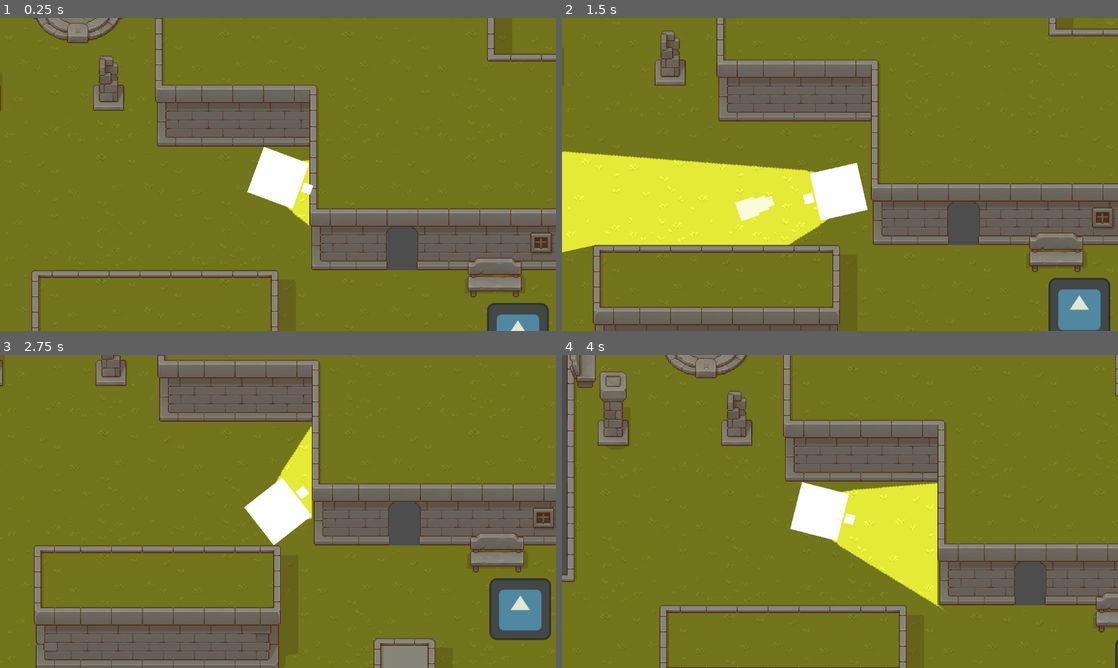
Above: before the commit, frames 1-4 (two rows, left to right).
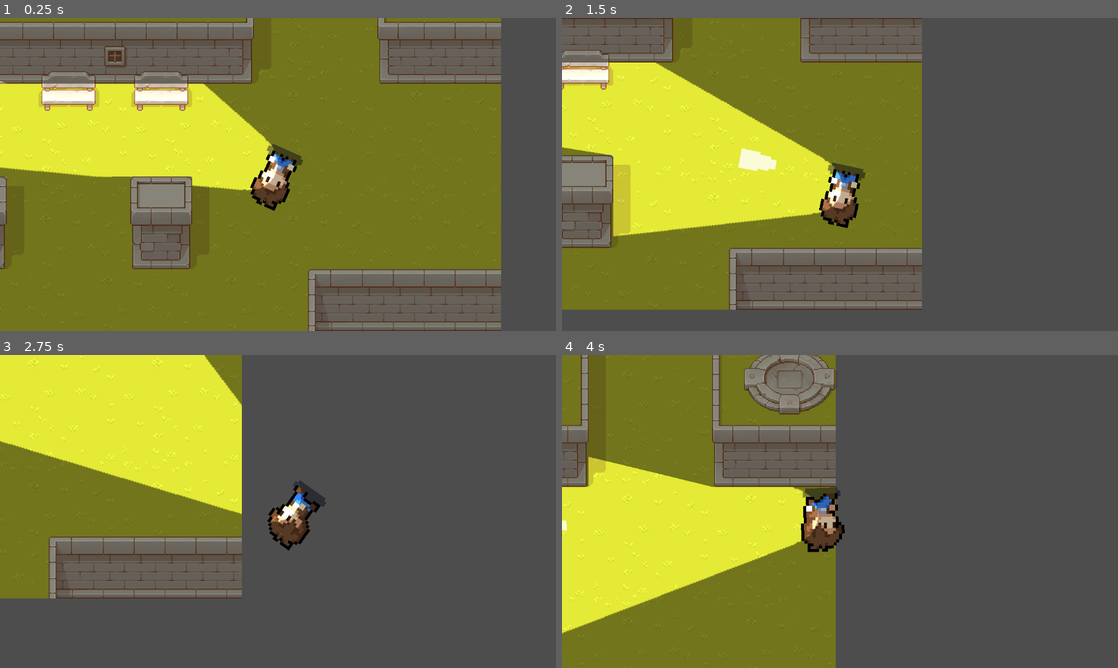
Above: after the commit, the same moments.

Repository: caden602/Project_Dungeon
Game: Godot game, scene res://main.tscn
Same seed, same stepped clock (60 frames per second), same inputs: the game is played once before the commit and once after it. The engine's default icon, where the game draws it, is replaced by a stand-in: a white triangle on a blue panel in a dark square.
Inputs (mouse positions are in pixels of both pictures, inside the frame that each line leads up to):
- Up to frame 1 (0.25 s): no input
- Up to frame 2 (1.5 s): move the mouse to (962, 158) at 0.52 s; hold D (move_right) 0.53-1.28 s; click (962, 158) at 0.67 s; move the mouse to (728, 190) at 1.27 s; hold S (move_down) from 1.28 s (still down); click (728, 190) at 1.42 s
- Up to frame 3 (2.75 s): move the mouse to (333, 442) at 2.02 s; release S (move_down) at 2.03 s; hold D (move_right) from 2.03 s (still down); click (333, 442) at 2.17 s
- Up to frame 4 (4 s): move the mouse to (812, 574) at 2.77 s; release D (move_right) at 2.78 s; hold W (move_up) 2.78-3.53 s; click (812, 574) at 2.92 s; move the mouse to (1006, 558) at 3.52 s; hold A (move_left) from 3.53 s (still down); click (1006, 558) at 3.67 s

The runs differ from the first frame. In frame 1, 59% of the frame differs, in the area x 0-100%, y 0-100%; in frame 2, 76%; in frame 3, 85%; in frame 4, 75%.

Commit message:
Add enemy and player animations, add slime enemy, add angel enemy

Diff:
--- /dev/null
+++ b/actors/enemies/angel.gd
@@ -0,0 +1,32 @@
+extends CharacterBody2D
+
+var speed = 50
+var player_chase = false
+var player = null
+
+func _ready():
+	$Sprite2D/AnimationPlayer.play("downward_angel")
+
+func _physics_process(delta):
+	if player_chase:
+		position += (player.position - position)/speed
+
+		if(player.position.x - position.x < 0):
+			$Sprite2D/AnimationPlayer.play("left_angel")
+		else:
+			$Sprite2D/AnimationPlayer.play("right_angel")
+
+
+func _on_detection_area_body_entered(body:Node2D):
+	player = body
+	player_chase = true
+
+func _on_detection_area_body_exited(body:Node2D):
+	player = null
+	player_chase = false
+
+func in_light(state:bool):
+	if (state):
+		player_chase = false
+	else:
+		player_chase = true
--- a/actors/enemies/angel.tscn
+++ b/actors/enemies/angel.tscn
@@ -1,15 +1,148 @@
-[gd_scene load_steps=3 format=3 uid="uid://drsqjcx7qcsd1"]
+[gd_scene load_steps=10 format=3 uid="uid://drsqjcx7qcsd1"]
 
-[ext_resource type="Texture2D" uid="uid://cabxxla2kmhsf" path="res://icon.svg" id="1_ht755"]
+[ext_resource type="Script" path="res://actors/enemies/angel.gd" id="1_jlgh8"]
+[ext_resource type="Texture2D" uid="uid://b5ns4t8skrvae" path="res://assets/Pixel Art Top Down - Basic/Texture/TX Player.png" id="1_lm2yl"]
 
-[sub_resource type="CircleShape2D" id="CircleShape2D_d4ffo"]
-radius = 32.0
+[sub_resource type="Animation" id="Animation_dcne8"]
+resource_name = "downward_angel"
+loop_mode = 1
+tracks/0/type = "value"
+tracks/0/imported = false
+tracks/0/enabled = true
+tracks/0/path = NodePath(".:frame")
+tracks/0/interp = 1
+tracks/0/loop_wrap = true
+tracks/0/keys = {
+"times": PackedFloat32Array(0),
+"transitions": PackedFloat32Array(1),
+"update": 1,
+"values": [0]
+}
+
+[sub_resource type="Animation" id="Animation_ab5l0"]
+length = 0.001
+tracks/0/type = "value"
+tracks/0/imported = false
+tracks/0/enabled = true
+tracks/0/path = NodePath(".:frame")
+tracks/0/interp = 1
+tracks/0/loop_wrap = true
+tracks/0/keys = {
+"times": PackedFloat32Array(0),
+"transitions": PackedFloat32Array(1),
+"update": 1,
+"values": [0]
+}
+tracks/1/type = "value"
+tracks/1/imported = false
+tracks/1/enabled = true
+tracks/1/path = NodePath(".:flip_h")
+tracks/1/interp = 1
+tracks/1/loop_wrap = true
+tracks/1/keys = {
+"times": PackedFloat32Array(0),
+"transitions": PackedFloat32Array(1),
+"update": 1,
+"values": [true]
+}
+
+[sub_resource type="Animation" id="Animation_cyqe5"]
+resource_name = "left_angel"
+loop_mode = 1
+tracks/0/type = "value"
+tracks/0/imported = false
+tracks/0/enabled = true
+tracks/0/path = NodePath(".:frame")
+tracks/0/interp = 1
+tracks/0/loop_wrap = true
+tracks/0/keys = {
+"times": PackedFloat32Array(0),
+"transitions": PackedFloat32Array(1),
+"update": 1,
+"values": [2]
+}
+tracks/1/type = "value"
+tracks/1/imported = false
+tracks/1/enabled = true
+tracks/1/path = NodePath(".:flip_h")
+tracks/1/interp = 1
+tracks/1/loop_wrap = true
+tracks/1/keys = {
+"times": PackedFloat32Array(0),
+"transitions": PackedFloat32Array(1),
+"update": 1,
+"values": [false]
+}
+
+[sub_resource type="Animation" id="Animation_q8an5"]
+resource_name = "right_angel"
+loop_mode = 1
+tracks/0/type = "value"
+tracks/0/imported = false
+tracks/0/enabled = true
+tracks/0/path = NodePath(".:frame")
+tracks/0/interp = 1
+tracks/0/loop_wrap = true
+tracks/0/keys = {
+"times": PackedFloat32Array(0),
+"transitions": PackedFloat32Array(1),
+"update": 1,
+"values": [2]
+}
+tracks/1/type = "value"
+tracks/1/imported = false
+tracks/1/enabled = true
+tracks/1/path = NodePath(".:flip_h")
+tracks/1/interp = 1
+tracks/1/loop_wrap = true
+tracks/1/keys = {
+"times": PackedFloat32Array(0),
+"transitions": PackedFloat32Array(1),
+"update": 1,
+"values": [true]
+}
+
+[sub_resource type="AnimationLibrary" id="AnimationLibrary_vqyhp"]
+_data = {
+"RESET": SubResource("Animation_ab5l0"),
+"downward_angel": SubResource("Animation_dcne8"),
+"left_angel": SubResource("Animation_cyqe5"),
+"right_angel": SubResource("Animation_q8an5")
+}
+
+[sub_resource type="CircleShape2D" id="CircleShape2D_axph6"]
+radius = 395.001
+
+[sub_resource type="CapsuleShape2D" id="CapsuleShape2D_8fbqs"]
+radius = 19.0
+height = 38.0
 
 [node name="Angel" type="CharacterBody2D" groups=["angel"]]
+script = ExtResource("1_jlgh8")
+
+[node name="Sprite2D" type="Sprite2D" parent="."]
+texture_filter = 1
+scale = Vector2(2, 2)
+texture = ExtResource("1_lm2yl")
+offset = Vector2(0, 8)
+flip_h = true
+hframes = 4
+
+[node name="AnimationPlayer" type="AnimationPlayer" parent="Sprite2D"]
+libraries = {
+"": SubResource("AnimationLibrary_vqyhp")
+}
+
+[node name="detection_area" type="Area2D" parent="."]
+collision_layer = 2
+collision_mask = 2
+
+[node name="CollisionShape2D" type="CollisionShape2D" parent="detection_area"]
+shape = SubResource("CircleShape2D_axph6")
 
 [node name="CollisionShape2D" type="CollisionShape2D" parent="."]
-shape = SubResource("CircleShape2D_d4ffo")
+position = Vector2(1, -15)
+shape = SubResource("CapsuleShape2D_8fbqs")
 
-[node name="Sprite2D" type="Sprite2D" parent="."]
-scale = Vector2(0.5, 0.5)
-texture = ExtResource("1_ht755")
+[connection signal="body_entered" from="detection_area" to="." method="_on_detection_area_body_entered"]
+[connection signal="body_exited" from="detection_area" to="." method="_on_detection_area_body_exited"]
--- /dev/null
+++ b/actors/enemies/slime.gd
@@ -0,0 +1,27 @@
+extends CharacterBody2D
+
+
+var speed = 50
+var player_chase = false
+var player = null
+
+func _physics_process(delta):
+	if player_chase:
+		position += (player.position - position)/speed
+
+		if(player.position.x - position.x < 0):
+			$Sprite2D/AnimationPlayer.play("hop_left")
+		else:
+			$Sprite2D/AnimationPlayer.play("hop_right")
+	else:
+		$Sprite2D/AnimationPlayer.play("slime_idle")
+
+
+
+func _on_detection_area_body_entered(body:Node2D):
+	player = body
+	player_chase = true
+
+func _on_detection_area_body_exited(body:Node2D):
+	player = null
+	player_chase = false
--- /dev/null
+++ b/actors/enemies/slime.tscn
@@ -0,0 +1,183 @@
+[gd_scene load_steps=12 format=3 uid="uid://cboaphbpphp0k"]
+
+[ext_resource type="Texture2D" uid="uid://dt8yegroc5q0s" path="res://assets/mystic_woods_free_2.2/sprites/characters/slime.png" id="1_myhru"]
+[ext_resource type="Script" path="res://actors/enemies/slime.gd" id="1_yx4gy"]
+
+[sub_resource type="Animation" id="Animation_m7ibe"]
+resource_name = "slime_idle"
+length = 0.5
+loop_mode = 1
+tracks/0/type = "value"
+tracks/0/imported = false
+tracks/0/enabled = true
+tracks/0/path = NodePath(".:frame")
+tracks/0/interp = 1
+tracks/0/loop_wrap = true
+tracks/0/keys = {
+"times": PackedFloat32Array(0, 0.1, 0.2, 0.3),
+"transitions": PackedFloat32Array(1, 1, 1, 1),
+"update": 1,
+"values": [0, 1, 2, 3]
+}
+
+[sub_resource type="Animation" id="Animation_4k442"]
+length = 0.001
+tracks/0/type = "value"
+tracks/0/imported = false
+tracks/0/enabled = true
+tracks/0/path = NodePath(".:frame")
+tracks/0/interp = 1
+tracks/0/loop_wrap = true
+tracks/0/keys = {
+"times": PackedFloat32Array(0),
+"transitions": PackedFloat32Array(1),
+"update": 1,
+"values": [0]
+}
+tracks/1/type = "value"
+tracks/1/imported = false
+tracks/1/enabled = true
+tracks/1/path = NodePath(".:flip_h")
+tracks/1/interp = 1
+tracks/1/loop_wrap = true
+tracks/1/keys = {
+"times": PackedFloat32Array(0),
+"transitions": PackedFloat32Array(1),
+"update": 1,
+"values": [true]
+}
+
+[sub_resource type="Animation" id="Animation_jfxhk"]
+resource_name = "hop_right"
+length = 0.5
+tracks/0/type = "value"
+tracks/0/imported = false
+tracks/0/enabled = true
+tracks/0/path = NodePath(".:frame")
+tracks/0/interp = 1
+tracks/0/loop_wrap = true
+tracks/0/keys = {
+"times": PackedFloat32Array(0, 0.1, 0.2, 0.3, 0.4, 0.5),
+"transitions": PackedFloat32Array(1, 1, 1, 1, 1, 1),
+"update": 1,
+"values": [28, 29, 30, 31, 32, 33]
+}
+tracks/1/type = "value"
+tracks/1/imported = false
+tracks/1/enabled = true
+tracks/1/path = NodePath(".:flip_h")
+tracks/1/interp = 1
+tracks/1/loop_wrap = true
+tracks/1/keys = {
+"times": PackedFloat32Array(0),
+"transitions": PackedFloat32Array(1),
+"update": 1,
+"values": [false]
+}
+
+[sub_resource type="Animation" id="Animation_yif24"]
+resource_name = "forward_hop"
+length = 0.5
+tracks/0/type = "value"
+tracks/0/imported = false
+tracks/0/enabled = true
+tracks/0/path = NodePath(".:frame")
+tracks/0/interp = 1
+tracks/0/loop_wrap = true
+tracks/0/keys = {
+"times": PackedFloat32Array(0, 0.1, 0.2, 0.3, 0.4, 0.5),
+"transitions": PackedFloat32Array(1, 1, 1, 1, 1, 1),
+"update": 1,
+"values": [35, 36, 37, 38, 39, 40]
+}
+
+[sub_resource type="Animation" id="Animation_meant"]
+resource_name = "downwards_hop"
+length = 0.5
+tracks/0/type = "value"
+tracks/0/imported = false
+tracks/0/enabled = true
+tracks/0/path = NodePath(".:frame")
+tracks/0/interp = 1
+tracks/0/loop_wrap = true
+tracks/0/keys = {
+"times": PackedFloat32Array(0, 0.1, 0.2, 0.3, 0.4, 0.5),
+"transitions": PackedFloat32Array(1, 1, 1, 1, 1, 1),
+"update": 1,
+"values": [21, 22, 23, 24, 25, 26]
+}
+
+[sub_resource type="Animation" id="Animation_r5knr"]
+resource_name = "hop_left"
+length = 0.5
+tracks/0/type = "value"
+tracks/0/imported = false
+tracks/0/enabled = true
+tracks/0/path = NodePath(".:frame")
+tracks/0/interp = 1
+tracks/0/loop_wrap = true
+tracks/0/keys = {
+"times": PackedFloat32Array(0, 0.1, 0.2, 0.3, 0.4, 0.5),
+"transitions": PackedFloat32Array(1, 1, 1, 1, 1, 1),
+"update": 1,
+"values": [28, 29, 30, 31, 32, 33]
+}
+tracks/1/type = "value"
+tracks/1/imported = false
+tracks/1/enabled = true
+tracks/1/path = NodePath(".:flip_h")
+tracks/1/interp = 1
+tracks/1/loop_wrap = true
+tracks/1/keys = {
+"times": PackedFloat32Array(0),
+"transitions": PackedFloat32Array(1),
+"update": 1,
+"values": [true]
+}
+
+[sub_resource type="AnimationLibrary" id="AnimationLibrary_5kbu4"]
+_data = {
+"RESET": SubResource("Animation_4k442"),
+"downwards_hop": SubResource("Animation_meant"),
+"forward_hop": SubResource("Animation_yif24"),
+"hop_left": SubResource("Animation_r5knr"),
+"hop_right": SubResource("Animation_jfxhk"),
+"slime_idle": SubResource("Animation_m7ibe")
+}
+
+[sub_resource type="CircleShape2D" id="CircleShape2D_urswt"]
+radius = 210.038
+
+[sub_resource type="CircleShape2D" id="CircleShape2D_aww47"]
+
+[node name="Slime" type="CharacterBody2D"]
+script = ExtResource("1_yx4gy")
+
+[node name="Sprite2D" type="Sprite2D" parent="."]
+texture_filter = 1
+scale = Vector2(3, 3)
+texture = ExtResource("1_myhru")
+offset = Vector2(0, -6)
+flip_h = true
+hframes = 7
+vframes = 13
+
+[node name="AnimationPlayer" type="AnimationPlayer" parent="Sprite2D"]
+libraries = {
+"": SubResource("AnimationLibrary_5kbu4")
+}
+
+[node name="detection_area" type="Area2D" parent="."]
+collision_layer = 2
+collision_mask = 2
+
+[node name="CollisionShape2D" type="CollisionShape2D" parent="detection_area"]
+position = Vector2(0, 3)
+shape = SubResource("CircleShape2D_urswt")
+
+[node name="CollisionShape2D" type="CollisionShape2D" parent="."]
+position = Vector2(0, -4)
+shape = SubResource("CircleShape2D_aww47")
+
+[connection signal="body_entered" from="detection_area" to="." method="_on_detection_area_body_entered"]
+[connection signal="body_exited" from="detection_area" to="." method="_on_detection_area_body_exited"]
--- a/actors/player/light.gd
+++ b/actors/player/light.gd
@@ -12,17 +12,17 @@
 func _process(delta):
 	if enemyInLight:
 		if $RayCast2D.get_collider() and $RayCast2D.get_collider().is_in_group("angel"):
-			print("Hitting Player ", count)
+			$RayCast2D.get_collider().in_light(true)
+			print("Hitting Enemy ", count)
 			count+= 1
-	pass
+		# else:
+			# $RayCast2D.get_collider().in_light(false)
 
 func _on_area_2d_body_entered(body:Node2D):
 	if body.is_in_group("angel"):
 		enemyInLight = body
-	pass # Replace with function body.
 
 
 func _on_area_2d_body_exited(body:Node2D):
 	if body.is_in_group("angel"):
 		enemyInLight = null
-	pass # Replace with function body.
--- a/actors/player/player.gd
+++ b/actors/player/player.gd
@@ -3,9 +3,17 @@
 @export var projectile_scene: Resource
 @export var move_speed: float = 200.0
 
+func _process(delta):
+    if (Input.is_action_pressed("move_left")):
+        $MainSprite/AnimationPlayer.play("walk_left")
+    elif (Input.is_action_pressed("move_right")):
+        $MainSprite/AnimationPlayer.play("walk_right")
+    else:
+        $MainSprite/AnimationPlayer.play("player_idle")
+
 func _input(event):
     if (event is InputEventMouseButton):
-        # Only shoot on left click pressed down
+		# Only shoot on left click pressed down
         if (event.button_index == 1 and event.is_pressed()):
             var new_projectile = projectile_scene.instantiate()
             get_parent().add_child(new_projectile)
@@ -14,11 +22,12 @@
             new_projectile.fire(projectile_forward, 1000.0)
             new_projectile.position = $ProjectileRefPoint.global_position
 
+
 func _physics_process(delta):
     look_at(get_viewport().get_mouse_position())
 
     velocity = Input.get_vector("move_left", \
-        "move_right", \
-        "move_up", \
-        "move_down") * move_speed
+    	"move_right", \
+		"move_up", \
+    	"move_down") * move_speed
     move_and_slide()
--- a/actors/player/player.tscn
+++ b/actors/player/player.tscn
@@ -1,33 +1,192 @@
-[gd_scene load_steps=8 format=3 uid="uid://cxhmbcu2y6onb"]
+[gd_scene load_steps=15 format=3 uid="uid://cxhmbcu2y6onb"]
 
 [ext_resource type="Script" path="res://actors/player/player.gd" id="1_hxo5q"]
 [ext_resource type="PackedScene" uid="uid://cpjjhmw4gdy70" path="res://actors/projectile/projectile.tscn" id="2_d25ch"]
 [ext_resource type="Texture2D" uid="uid://c273ojc8x6g65" path="res://assets/light/Light.png" id="3_2frx0"]
+[ext_resource type="Texture2D" uid="uid://cr8to4vsd65w7" path="res://assets/mystic_woods_free_2.2/sprites/characters/player.png" id="3_4fcjd"]
 [ext_resource type="Script" path="res://actors/player/light.gd" id="4_3tryy"]
 
-[sub_resource type="CanvasTexture" id="CanvasTexture_gge8m"]
-
 [sub_resource type="CanvasTexture" id="CanvasTexture_nr3vr"]
 
-[sub_resource type="RectangleShape2D" id="RectangleShape2D_5wg87"]
-size = Vector2(50, 50)
+[sub_resource type="Animation" id="Animation_jv3vc"]
+resource_name = "walk_right"
+length = 0.5
+loop_mode = 1
+tracks/0/type = "value"
+tracks/0/imported = false
+tracks/0/enabled = true
+tracks/0/path = NodePath(".:frame")
+tracks/0/interp = 1
+tracks/0/loop_wrap = true
+tracks/0/keys = {
+"times": PackedFloat32Array(0, 0.1, 0.2, 0.3, 0.4, 0.5),
+"transitions": PackedFloat32Array(1, 1, 1, 1, 1, 1),
+"update": 1,
+"values": [24, 25, 26, 27, 28, 29]
+}
+tracks/1/type = "value"
+tracks/1/imported = false
+tracks/1/enabled = true
+tracks/1/path = NodePath(".:flip_h")
+tracks/1/interp = 1
+tracks/1/loop_wrap = true
+tracks/1/keys = {
+"times": PackedFloat32Array(0),
+"transitions": PackedFloat32Array(1),
+"update": 1,
+"values": [false]
+}
+
+[sub_resource type="Animation" id="Animation_4xiah"]
+length = 0.001
+tracks/0/type = "value"
+tracks/0/imported = false
+tracks/0/enabled = true
+tracks/0/path = NodePath(".:frame")
+tracks/0/interp = 1
+tracks/0/loop_wrap = true
+tracks/0/keys = {
+"times": PackedFloat32Array(0),
+"transitions": PackedFloat32Array(1),
+"update": 1,
+"values": [24]
+}
+tracks/1/type = "value"
+tracks/1/imported = false
+tracks/1/enabled = true
+tracks/1/path = NodePath(".:flip_h")
+tracks/1/interp = 1
+tracks/1/loop_wrap = true
+tracks/1/keys = {
+"times": PackedFloat32Array(0),
+"transitions": PackedFloat32Array(1),
+"update": 1,
+"values": [false]
+}
+
+[sub_resource type="Animation" id="Animation_g43pd"]
+resource_name = "forward_walk"
+length = 0.5
+loop_mode = 1
+tracks/0/type = "value"
+tracks/0/imported = false
+tracks/0/enabled = true
+tracks/0/path = NodePath(".:frame")
+tracks/0/interp = 1
+tracks/0/loop_wrap = true
+tracks/0/keys = {
+"times": PackedFloat32Array(0, 0.1, 0.2, 0.3, 0.4, 0.5),
+"transitions": PackedFloat32Array(1, 1, 1, 1, 1, 1),
+"update": 1,
+"values": [30, 31, 32, 33, 34, 35]
+}
+
+[sub_resource type="Animation" id="Animation_hlp8m"]
+resource_name = "downward_walk"
+length = 0.5
+loop_mode = 1
+tracks/0/type = "value"
+tracks/0/imported = false
+tracks/0/enabled = true
+tracks/0/path = NodePath(".:frame")
+tracks/0/interp = 1
+tracks/0/loop_wrap = true
+tracks/0/keys = {
+"times": PackedFloat32Array(0, 0.1, 0.2, 0.3, 0.4, 0.5),
+"transitions": PackedFloat32Array(1, 1, 1, 1, 1, 1),
+"update": 1,
+"values": [18, 19, 20, 21, 22, 23]
+}
+
+[sub_resource type="Animation" id="Animation_nbqwe"]
+resource_name = "walk_left"
+length = 0.5
+loop_mode = 1
+tracks/0/type = "value"
+tracks/0/imported = false
+tracks/0/enabled = true
+tracks/0/path = NodePath(".:frame")
+tracks/0/interp = 1
+tracks/0/loop_wrap = true
+tracks/0/keys = {
+"times": PackedFloat32Array(0, 0.1, 0.2, 0.3, 0.4, 0.5),
+"transitions": PackedFloat32Array(1, 1, 1, 1, 1, 1),
+"update": 1,
+"values": [24, 25, 26, 27, 28, 29]
+}
+tracks/1/type = "value"
+tracks/1/imported = false
+tracks/1/enabled = true
+tracks/1/path = NodePath(".:flip_h")
+tracks/1/interp = 1
+tracks/1/loop_wrap = true
+tracks/1/keys = {
+"times": PackedFloat32Array(0),
+"transitions": PackedFloat32Array(1),
+"update": 1,
+"values": [true]
+}
+
+[sub_resource type="Animation" id="Animation_slqxr"]
+resource_name = "player_idle"
+length = 0.5
+loop_mode = 1
+tracks/0/type = "value"
+tracks/0/imported = false
+tracks/0/enabled = true
+tracks/0/path = NodePath(".:frame")
+tracks/0/interp = 1
+tracks/0/loop_wrap = true
+tracks/0/keys = {
+"times": PackedFloat32Array(0, 0.1, 0.2, 0.3, 0.4, 0.5),
+"transitions": PackedFloat32Array(1, 1, 1, 1, 1, 1),
+"update": 1,
+"values": [0, 1, 2, 3, 4, 5]
+}
+
+[sub_resource type="AnimationLibrary" id="AnimationLibrary_kpeyc"]
+_data = {
+"RESET": SubResource("Animation_4xiah"),
+"downward_walk": SubResource("Animation_hlp8m"),
+"forward_walk": SubResource("Animation_g43pd"),
+"player_idle": SubResource("Animation_slqxr"),
+"walk_left": SubResource("Animation_nbqwe"),
+"walk_right": SubResource("Animation_jv3vc")
+}
+
+[sub_resource type="CapsuleShape2D" id="CapsuleShape2D_dflf3"]
+radius = 19.0
+height = 56.0
 
 [node name="Player" type="CharacterBody2D"]
+collision_layer = 3
 motion_mode = 1
 script = ExtResource("1_hxo5q")
 projectile_scene = ExtResource("2_d25ch")
 
 [node name="MainSprite" type="Sprite2D" parent="."]
-scale = Vector2(50, 50)
-texture = SubResource("CanvasTexture_gge8m")
+texture_filter = 1
+position = Vector2(0, -30)
+scale = Vector2(3, 3)
+texture = ExtResource("3_4fcjd")
+hframes = 6
+vframes = 10
+frame = 24
 
 [node name="Sprite2D" type="Sprite2D" parent="MainSprite"]
 position = Vector2(0.64, 0)
 scale = Vector2(0.2, 0.2)
 texture = SubResource("CanvasTexture_nr3vr")
+metadata/_edit_lock_ = true
+
+[node name="AnimationPlayer" type="AnimationPlayer" parent="MainSprite"]
+libraries = {
+"": SubResource("AnimationLibrary_kpeyc")
+}
 
 [node name="MainCollider" type="CollisionShape2D" parent="."]
-shape = SubResource("RectangleShape2D_5wg87")
+shape = SubResource("CapsuleShape2D_dflf3")
+metadata/_edit_lock_ = true
 
 [node name="ProjectileRefPoint" type="Node2D" parent="."]
 position = Vector2(33, 0)
@@ -42,6 +201,7 @@
 texture = ExtResource("3_2frx0")
 offset = Vector2(420, -8)
 script = ExtResource("4_3tryy")
+metadata/_edit_lock_ = true
 
 [node name="Area2D" type="Area2D" parent="PointLight2D"]
 
--- a/main.tscn
+++ b/main.tscn
@@ -10,6 +10,7 @@
 [ext_resource type="Texture2D" uid="uid://bcx8nxfsm4a7a" path="res://assets/Pixel Art Top Down - Basic/Texture/TX Props.png" id="7_wnul2"]
 [ext_resource type="Texture2D" uid="uid://d4avs4l08gj7v" path="res://assets/Pixel Art Top Down - Basic/Texture/TX Plant.png" id="8_od1l7"]
 [ext_resource type="PackedScene" uid="uid://drsqjcx7qcsd1" path="res://actors/enemies/angel.tscn" id="10_tp6yb"]
+[ext_resource type="PackedScene" uid="uid://cboaphbpphp0k" path="res://actors/enemies/slime.tscn" id="11_q0c3n"]
 
 [sub_resource type="TileSetAtlasSource" id="TileSetAtlasSource_4gynb"]
 texture = ExtResource("2_j88ax")
@@ -796,7 +797,10 @@
 
 [node name="Player" parent="." instance=ExtResource("1_8f6ji")]
 z_index = 5
-position = Vector2(478, 263)
-
-[node name="Angle" parent="." instance=ExtResource("10_tp6yb")]
-position = Vector2(728, 450)
+position = Vector2(921, 478)
+
+[node name="Angel" parent="." instance=ExtResource("10_tp6yb")]
+position = Vector2(499, 562)
+
+[node name="Slime" parent="." instance=ExtResource("11_q0c3n")]
+position = Vector2(957, 193)
Not shown, added: assets/mystic_woods_free_2.2/read_me.txt
Not shown, added: assets/mystic_woods_free_2.2/sprites/characters/README.txt
Binary file added: assets/mystic_woods_free_2.2/sprites/characters/player.png
Not shown, added: assets/mystic_woods_free_2.2/sprites/characters/player.png.import
Binary file added: assets/mystic_woods_free_2.2/sprites/characters/skeleton.png
Not shown, added: assets/mystic_woods_free_2.2/sprites/characters/skeleton.png.import
Binary file added: assets/mystic_woods_free_2.2/sprites/characters/skeleton_swordless.png
Not shown, added: assets/mystic_woods_free_2.2/sprites/characters/skeleton_swordless.png.import
Binary file added: assets/mystic_woods_free_2.2/sprites/characters/slime.png
Not shown, added: assets/mystic_woods_free_2.2/sprites/characters/slime.png.import
Binary file added: assets/mystic_woods_free_2.2/sprites/objects/chest_01.png
Not shown, added: assets/mystic_woods_free_2.2/sprites/objects/chest_01.png.import
(and 65 more such lines)
